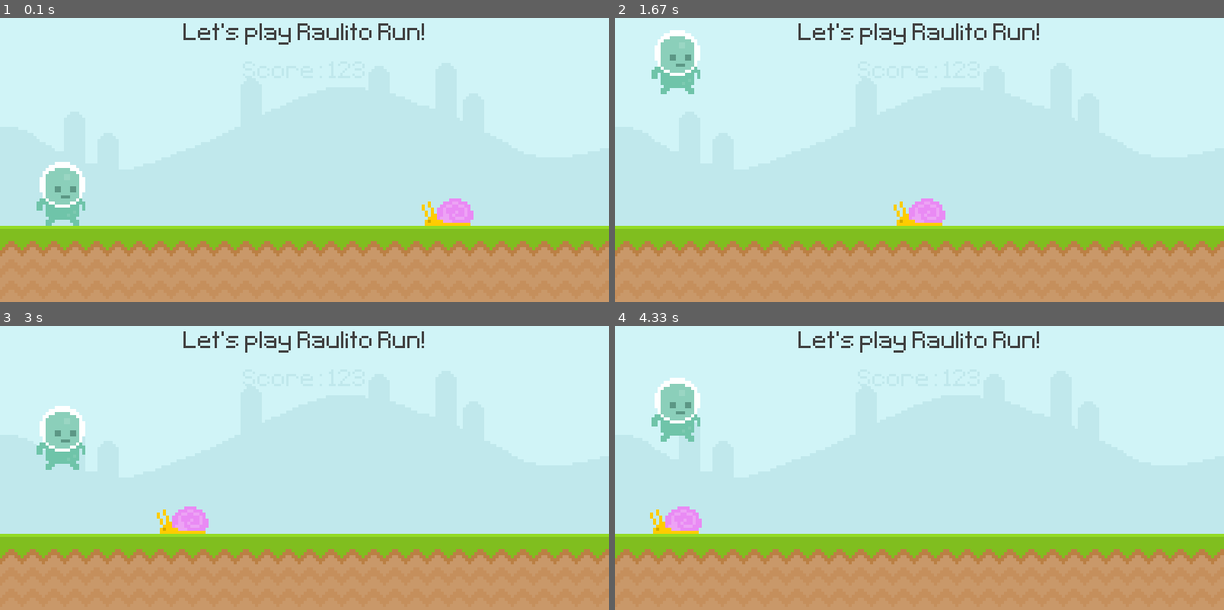
Above: before the commit, frames 1-4 (two rows, left to right).
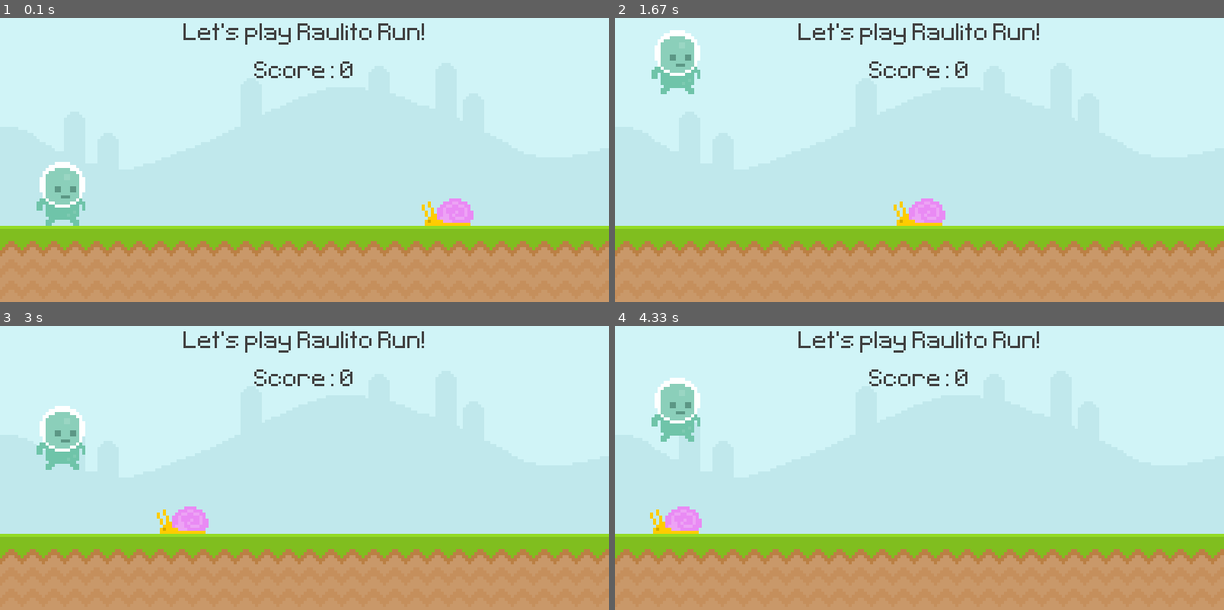
Above: after the commit, the same moments.

Repository: jm4ch4do/py_game_mario
Game: pygame game, started from window.py
Same seed, same stepped clock (60 frames per second), same inputs: the game is played once before the commit and once after it.
Inputs (mouse positions are in pixels of both pictures, inside the frame that each line leads up to):
- Up to frame 1 (0.1 s): no input
- Up to frame 2 (1.67 s): click (675, 194) at 0.38 s
- Up to frame 3 (3 s): click (60, 502) at 2.72 s
- Up to frame 4 (4.33 s): no input

The runs differ from the first frame. In frame 1, 0.3% of the frame differs, in the area x 41-58%, y 15-22%; in frame 2, 0.3%; in frame 3, 0.3%; in frame 4, 0.3%.

Commit message:
feat: counts score when jumping over snails

Diff:
--- a/tutorial/01 Basics.txt
+++ b/tutorial/01 Basics.txt
@@ -6,3 +6,4 @@
 
 IDEAS FOR GAMES
 https://www.youtube.com/watch?v=lzHLPaU7UUE
+Hacer juego como "Into the Breach"
--- a/window.py
+++ b/window.py
@@ -5,6 +5,8 @@
 # ----- CONSTANTS
 GROUND_BOTTOM_Y = 300
 SCREEN_X, SCREEN_Y = 800, 400
+SKY_POS = (0, 0)
+GROUND_POS = (0, GROUND_BOTTOM_Y)
 
 
 # ----- INIT, SCREEN
@@ -15,13 +17,12 @@
 _pyg.display.set_caption('RaulitoRun')
 icon = _pyg.image.load('img/icon.png')
 _pyg.display.set_icon(icon)
+test_font = _pyg.font.Font("img/font/Pixeltype.ttf", 50)
 
 
 # ----- STATUS
 game_active = True
-
-# ----- CREATE FONTS
-test_font = _pyg.font.Font("img/font/Pixeltype.ttf", 50)
+score = 0
 
 
 # ----- CREATE SURFACES
@@ -30,7 +31,8 @@
 
 text_start_surface = test_font.render("Let's play Raulito Run!", False, (64, 64, 64))
 text_end_surface = test_font.render("Game over! Press Space to retry", False, (64, 64, 64))
-score_surface = test_font.render("Score: 123", False, "#c0e8ec")
+
+score_surface = test_font.render(f"Score: {score}", False, "#404040")
 
 snail_surface = _pyg.image.load('img/snail/snail1.png').convert_alpha()
 player_surface = _pyg.image.load('img/player/player_walk_1.png').convert_alpha()
@@ -38,9 +40,6 @@
 
 
 # ----- POSITIONS FOR FIXED ELEMENTS
-sky_pos = (0, 0)
-ground_pos = (0, GROUND_BOTTOM_Y)
-text_pos = (250, 25)
 text_start_rect = text_start_surface.get_rect(center=(SCREEN_X/2, SCREEN_Y/8))
 text_end_rect = text_end_surface.get_rect(center=(SCREEN_X/2, SCREEN_Y/8))
 score_rect = score_surface.get_rect(center=(SCREEN_X/2, SCREEN_Y/4))
@@ -51,6 +50,7 @@
 player_x, player_y = 80, GROUND_BOTTOM_Y
 snail_rect = snail_surface.get_rect(midbottom = (snail_x, snail_y))
 snail_speed = 2
+
 player_rect = player_surface.get_rect(midbottom = (player_x, player_y))
 player_gravity = 0
 gravity_increase = 0.1
@@ -88,8 +88,8 @@
 
     if game_active:
         # -----INSERT FIXED SURFACES
-        screen.blit(sky_surface, sky_pos)
-        screen.blit(ground_surface, ground_pos)
+        screen.blit(sky_surface, SKY_POS)
+        screen.blit(ground_surface, GROUND_POS)
         screen.blit(text_start_surface, text_start_rect)
         screen.blit(score_surface, score_rect)
 
@@ -115,15 +115,23 @@
             player_gravity += gravity_increase
 
         # player hits snail
-        if snail_rect.colliderect(player_rect):
-            game_active = False
+        if snail_rect.colliderect(player_rect): game_active = False
+
+        # player jumps over snail
+        elif player_rect.centerx == snail_rect.centerx:
+            score +=1
+            print('-----score= ', score)
+            score_surface = test_font.render(f"Score: {score}", False, "#404040")
+
 
     elif not game_active:
-        screen.blit(sky_surface, sky_pos)
-        screen.blit(ground_surface, ground_pos)
+        screen.blit(sky_surface, SKY_POS)
+        screen.blit(ground_surface, GROUND_POS)
         screen.blit(snail_surface, snail_rect)
         screen.blit(player_hit_surface, player_rect)
         screen.blit(text_end_surface, text_end_rect)
+        score = 0
+        score_surface = test_font.render(f"Score: {score}", False, "#404040")
 
 
     # ----- GAME LOOP END
